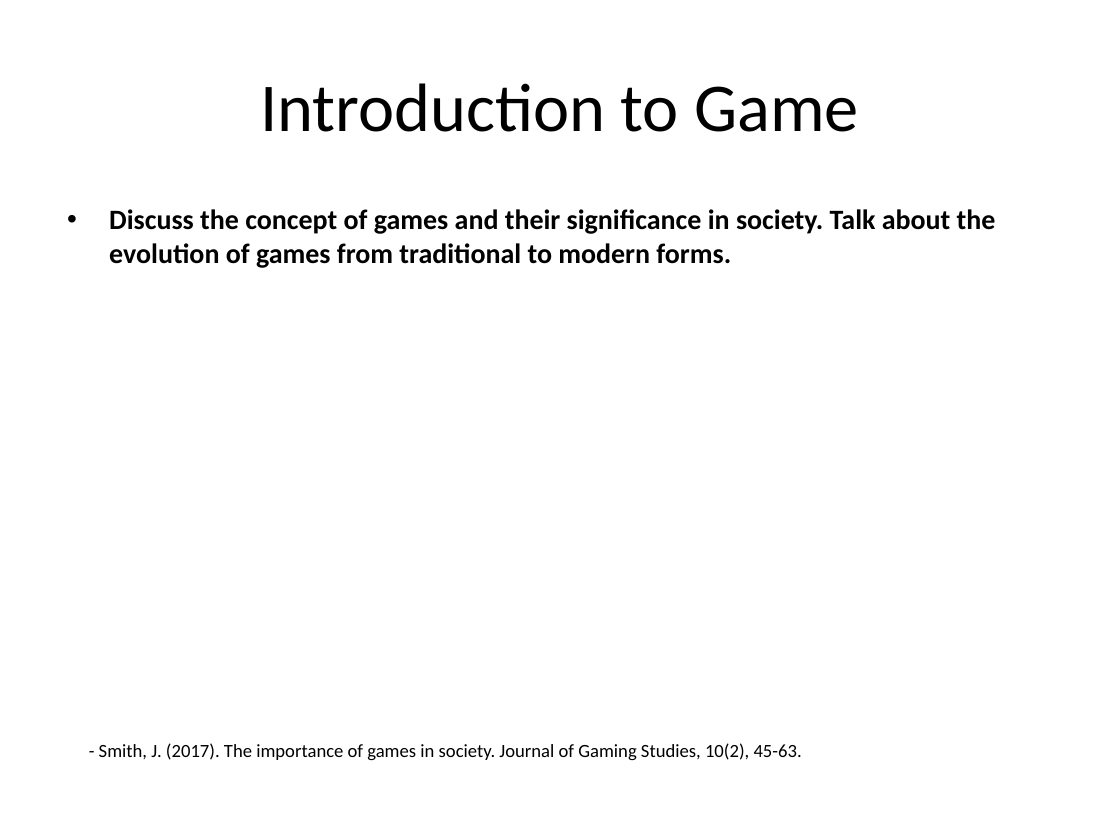
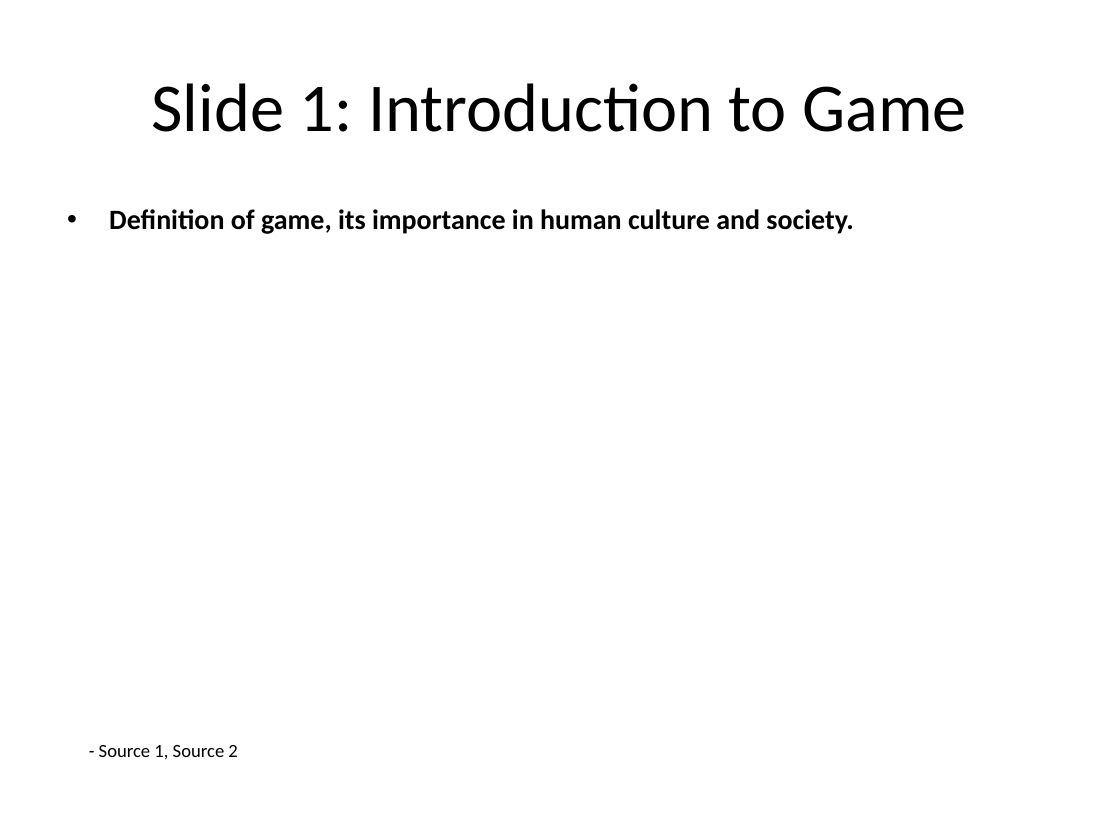
Before and after one commit to infrasvc-magang/test, a slide deck: slide 2 of backend/project/PPTX/Game_presentation.pptx. Drawn at 1120x840 pixels with LibreOffice and Linux fonts; fonts in the diff are those of the drawing. Boxes give left, top, right and bottom in pixels: in the first picture for what was removed or moved away, otherwise in the second. Text is boxed around its words. In the diff, an @@ line names an element or a change of style, - is before the commit and + after.

```diff
--- a/backend/project/PPTX/Game_presentation.pptx
+++ b/backend/project/PPTX/Game_presentation.pptx
@@ title at (152,83,967,132): text changed @@
-Introduction to Game
+Slide 1: Introduction to Game
@@ text at (109,209,853,234): text changed @@
-• Discuss the concept of games and their significance in society. Talk about the evolution of games from traditional to modern forms.
+• Definition of game, its importance in human culture and society.
@@ text at (99,745,237,759): text changed @@
-- Smith, J. (2017). The importance of games in society. Journal of Gaming Studies, 10(2), 45-63.
+- Source 1, Source 2
```
Also in this commit, not shown: 7 other slides changed, 2 slides added, 2 slides removed, 18 other files.
